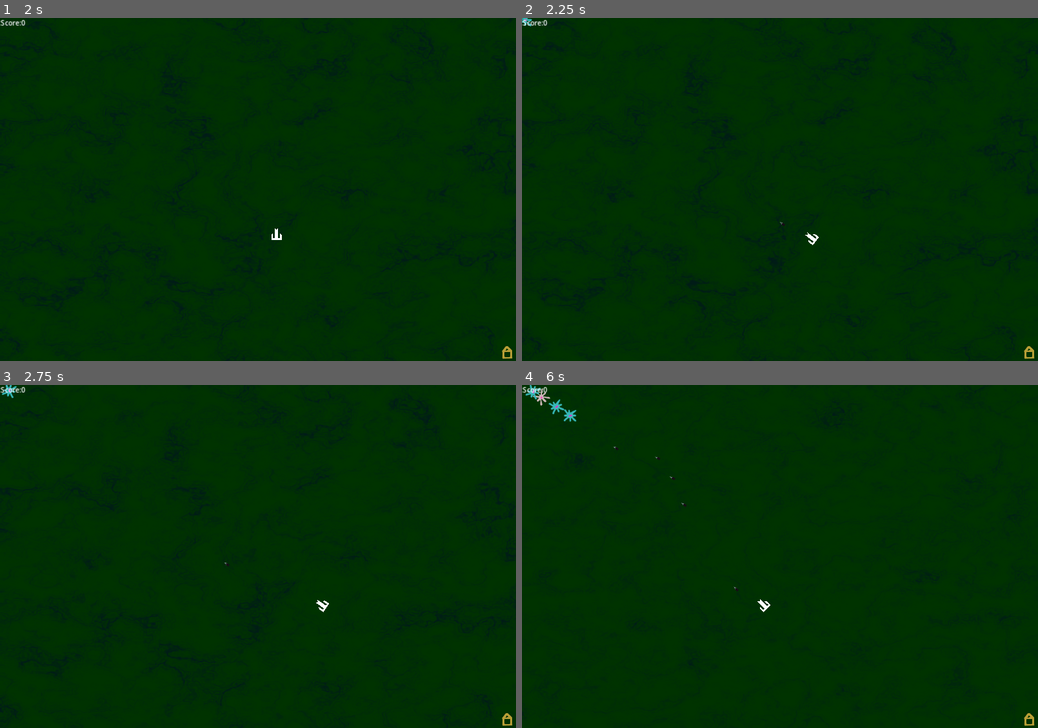
Above: before the commit, frames 1-4 (two rows, left to right).
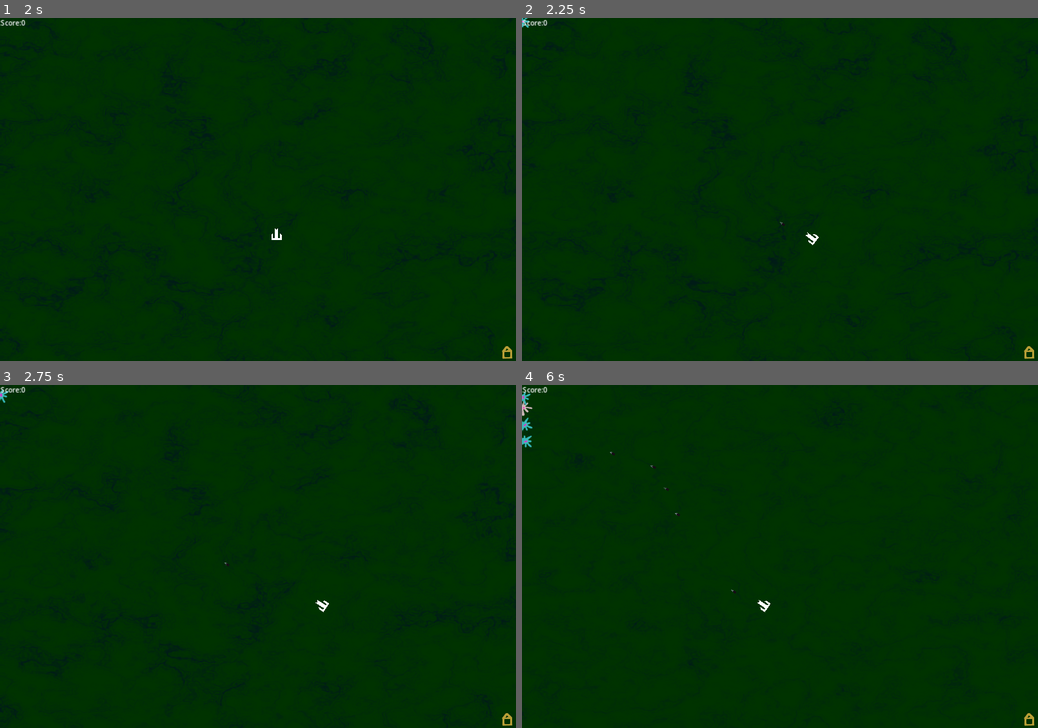
Above: after the commit, the same moments.

Repository: Habidakus/turrim-caelum
Game: Godot game, scene res://main.tscn
The game is run twice, just before and just after one commit, with the same random seed, the same clock (stepped at 60 frames per second) and the same inputs. The engine's default icon, where the game draws it, is replaced by a stand-in: a white triangle on a blue panel in a dark square.
Inputs (mouse positions are in pixels of both pictures, inside the frame that each line leads up to):
- Up to frame 1 (2 s): tap Enter (pause) at 0.5 s; move the mouse to (371, 172) at 0.52 s; hold D (move_right) 0.53-1.28 s; click (371, 172) at 0.67 s; move the mouse to (154, 206) at 1.27 s; hold S (move_down) from 1.28 s (still down)
- Up to frame 2 (2.25 s): tap Space at 2 s; move the mouse to (831, 114) at 2.02 s; release S (move_down) at 2.03 s; hold D (move_right) from 2.03 s (still down)
- Up to frame 3 (2.75 s): keep holding D (move_right)
- Up to frame 4 (6 s): move the mouse to (754, 625) at 2.77 s; release D (move_right) at 2.78 s; hold W (move_up) 2.78-3.53 s; click (754, 625) at 2.92 s; move the mouse to (934, 607) at 3.52 s; hold A (move_left) 3.53-5.03 s; tap Enter (pause) at 4.15 s; move the mouse to (625, 505) at 4.27 s; move the mouse to (805, 556) at 5.02 s; hold S (move_down) 5.03-5.78 s; click (805, 556) at 5.17 s; move the mouse to (702, 470) at 5.77 s; hold D (move_right) from 5.78 s (still down)

Frame 1 is identical in both runs. In frame 2, less than 0.1% of the frame differs, in the area x 0-57%, y 0-66%; in frame 3, less than 0.1%; in frame 4, 0.5%, in the area x 0-49%, y 0-67%.

Commit message:
throttled advantages, mobs spin faster on final approach

Diff:
--- a/Data/cardData_fasterBullets.gd
+++ b/Data/cardData_fasterBullets.gd
@@ -3,4 +3,5 @@
 var newBulletsPerMinute;
 
 func is_possible(player: Player, cardData: CardData) -> bool:
-	return get_multiple(player, cardData) * player.bullet_speed > player.speed
+	var new_speed : float = get_multiple(player, cardData) * player.bullet_speed
+	return new_speed > player.speed && new_speed <= 1000.0
--- a/Data/cardData_fasterPlayer.gd
+++ b/Data/cardData_fasterPlayer.gd
@@ -1,4 +1,5 @@
 extends CardData
 
 func is_possible(player: Player, cardData: CardData) -> bool:
-	return cardData.get_multiple(player, cardData) * player.speed < player.bullet_speed
+	var new_speed : float = cardData.get_multiple(player, cardData) * player.speed
+	return new_speed < player.bullet_speed && new_speed <= 1000.0
--- a/Data/cardData_fasterRateOfFire.gd
+++ b/Data/cardData_fasterRateOfFire.gd
@@ -3,7 +3,7 @@
 var newBulletsPerMinute;
 
 func is_possible(player: Player, cardData: CardData) -> bool:
-	return get_multiple(player, cardData) * player.bullet_speed > player.speed
+	return newBulletsPerMinute < 301
 
 func initialize_for_purchase(_player: Player, _cardData: CardData):
 	var currentBulletsPerMinute = 60 / _player.rate_of_fire
--- /dev/null
+++ b/Data/cardData_lethalBullets.gd
@@ -0,0 +1,4 @@
+extends CardData
+
+func is_possible(player: Player, cardData: CardData) -> bool:
+	return player.bullet_damage * cardData.get_multiple(player, cardData) < 1.1 * player.get_parent().get_mob_average_health()
--- a/Data/lethalBullets_a1.tres
+++ b/Data/lethalBullets_a1.tres
@@ -1,9 +1,9 @@
-[gd_resource type="Resource" script_class="CardData" load_steps=2 format=3 uid="uid://dtcsjj8nthe3w"]
+[gd_resource type="Resource" load_steps=2 format=3 uid="uid://dtcsjj8nthe3w"]
 
-[ext_resource type="Script" path="res://CardData.gd" id="1_uoxyt"]
+[ext_resource type="Script" path="res://Data/cardData_lethalBullets.gd" id="1_sxyl8"]
 
 [resource]
-script = ExtResource("1_uoxyt")
+script = ExtResource("1_sxyl8")
 cardName = "Elephant Bullets"
 description = "These larger bullets do more damage to aliens."
 boonType = 4
--- a/main.gd
+++ b/main.gd
@@ -60,6 +60,7 @@
 var pathArray : Array = []
 var currentPathIndex = 0
 var player_paused : bool = false
+var rolling_mob_health_average : float = 0
 
 var possible_cards = [
 	load("res://Data/fasterBullets_a1.tres"),
@@ -91,6 +92,7 @@
 	mobId = 1
 	get_tree().paused = false
 	player_paused = false
+	rolling_mob_health_average = 0
 
 	# Create the player
 	player = player_scene.instantiate()
@@ -108,6 +110,9 @@
 
 	$MobTimer.start()
 	$HUD.set_score(0)
+
+func get_mob_average_health() -> float:
+	return rolling_mob_health_average
 
 func add_path_point(start: Vector2, end: Vector2, desired_length: float, curve : Curve2D) -> Curve2D:
 	var best_bl = 0
@@ -118,11 +123,15 @@
 			tStart.x += 80;
 		else:
 			tStart.y += 80;
+		tStart.x = clamp(tStart.x, 20, screen_size.x - 20)
+		tStart.y = clamp(tStart.y, 20, screen_size.y - 20)
 		var tEnd = end
 		if rng.randi() % 2 == 1:
 			tEnd.x -= 80;
 		else:
 			tEnd.y -= 80;
+		tEnd.x = clamp(tEnd.x, 20, screen_size.x - 20)
+		tEnd.y = clamp(tEnd.y, 20, screen_size.y - 20)
 		var x = rng.randf_range(tStart.x, tEnd.x)
 		var y = rng.randf_range(tStart.y, tEnd.y)
 		var d : Curve2D = curve.duplicate()
@@ -134,6 +143,8 @@
 		if best == null || bl < best_bl:
 			best = d
 			best_bl = bl
+		if x < 0 || y < 0 || x > screen_size.x || y > screen_size.y:
+			print_debug("x y = (", x, ", ", y, ")")
 	return best
 
 func generate_path(start: Vector2, end: Vector2) -> Curve2D:
@@ -210,11 +221,15 @@
 			pathArray.remove_at(0)
 
 func spawn_mob(id, dist, path):
-	var mob = mob_scene.instantiate()
+	var mob : Mob = mob_scene.instantiate()
 	mob.position = path.sample_baked(dist)
 	var speed_scale = rng.randf_range(0.8, 1.2)
 	mob.set_target($Castle, speed_scale, id, path, dist)
 	call_deferred("add_child", mob)
+	if rolling_mob_health_average == 0:
+		rolling_mob_health_average = mob.hp + mob.armor
+	else:
+		rolling_mob_health_average = (rolling_mob_health_average * 20 + mob.hp + mob.armor) / 21.0
 
 func play_impact_sound():
 	$ImpactPlayer.play()
--- a/mob.gd
+++ b/mob.gd
@@ -1,16 +1,19 @@
 extends Area2D
+
+class_name Mob
 
 var distance_travelled = 0.0
 var target
 var rotateSpeed
 var travelSpeed = 33.0
 var score = 1
-var hp = 10
-var armor = 0
+var hp : float = 10
+var armor : float = 0
 var size = 1.0
 var id_for_spawn = 0
 var spawn_children = 0
 var path : Curve2D = null
+var pathLength;
 @export var explosion_scene : PackedScene
 @onready var animationSprite = $AnimatedSprite2D
 
@@ -25,6 +28,7 @@
 	id_for_spawn = id
 	var id_for_hp = id
 	path = p
+	pathLength = path.get_baked_length()
 	target = node.position;
 	distance_travelled = dist
 	rotateSpeed = rotSpd;
@@ -106,6 +110,11 @@
 func _process(delta):
 	distance_travelled += delta * travelSpeed;
 	self.position = path.sample_baked(distance_travelled)
+	var close : float = distance_travelled / pathLength - 0.75
+	var spin : float = 25.0
+	if close > 0.05:
+		var amount = close / 0.05
+		spin *= pow(2.0, amount)
 	#var dir = (target - self.position).normalized()
 	#self.position += dir * delta * travelSpeed;
-	self.rotation_degrees += delta * 25.0 * rotateSpeed
+	self.rotation_degrees += delta * spin * rotateSpeed
